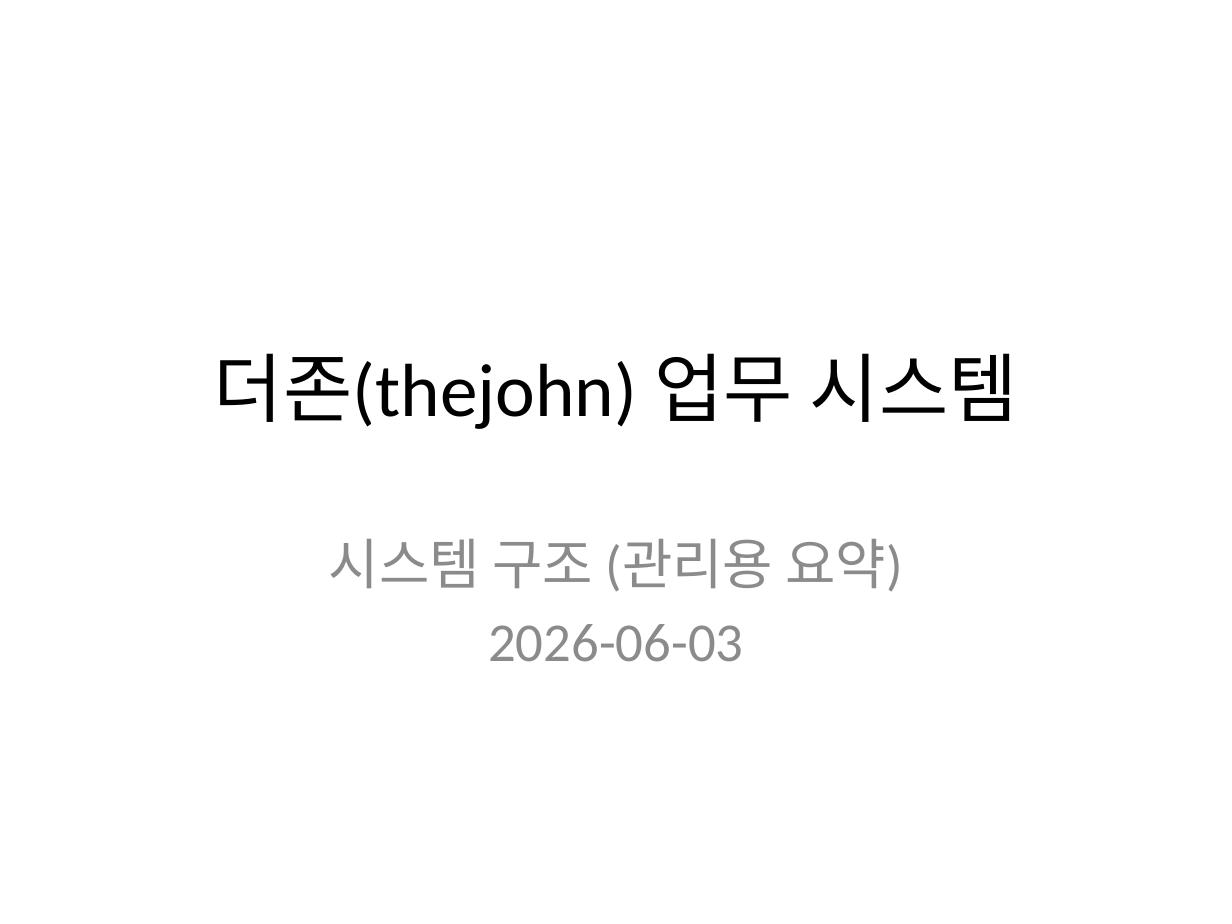
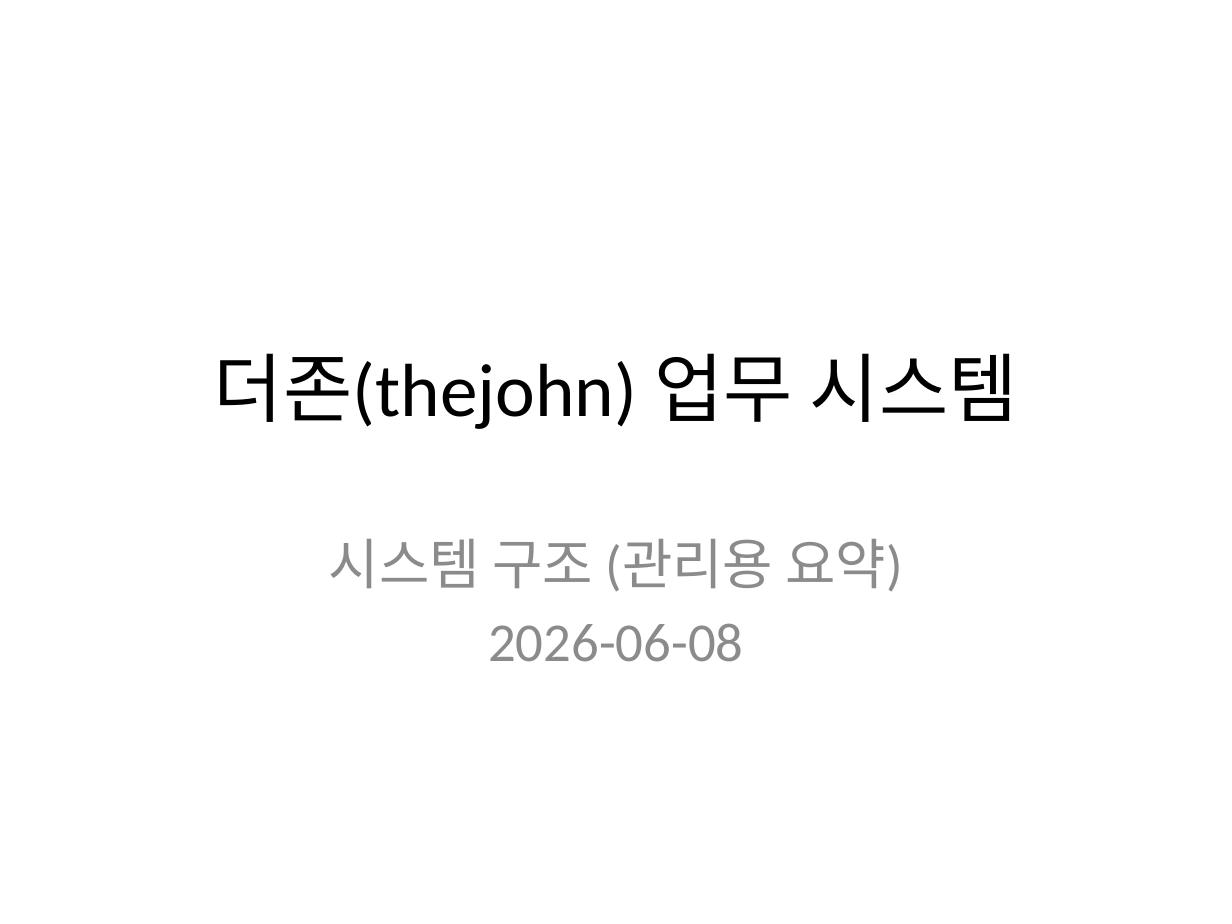
Before and after one commit to hanbaedal/thejohn, a slide deck: slide 1 of docs/thejohn-system-structure-management.pptx. Drawn at 1232x924 pixels with LibreOffice and Linux fonts; fonts in the diff are those of the drawing. Boxes give left, top, right and bottom in pixels: in the first picture for what was removed or moved away, otherwise in the second. Text is boxed around its words. In the diff, an @@ line names an element or a change of style, - is before the commit and + after.

```diff
--- a/docs/thejohn-system-structure-management.pptx
+++ b/docs/thejohn-system-structure-management.pptx
@@ subtitle at (488, 623, 744, 662): text changed @@
-2026-06-03
+2026-06-08
```
Also in this commit, not shown: 1 other slide changed, 1 slide added, 7 other files.
